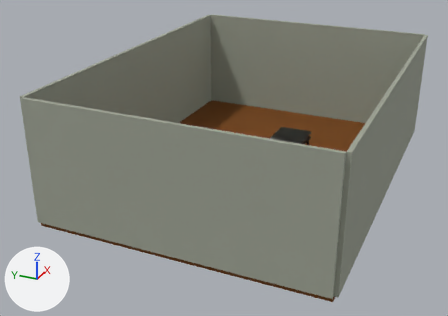
Two versions of the glTF model static/demo/26_livingroom_rotate_armchair/stage1.glb, one commit apart.
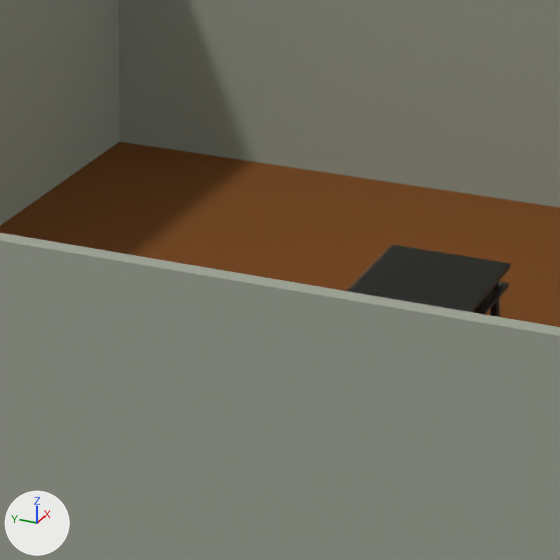
Each version is shown whole from a 50 mm lens placed at (-12.35, -4.79, 6.3), pointed at (-0.62, 0.49, 0.44), then close up on the part from 40% to 72% of the width and 20% to 66% of the height. Lighting does not change. The marker at lower left points along +X, +Y and +Z. The last two pictures show the newer version. Where no turn or scale is listed for an object, it has been applied to the vertices.

Names of what the first close-up shows: 'Floor', 'raw_model.001', 'wall_1', 'wall_2', 'wall_3'.
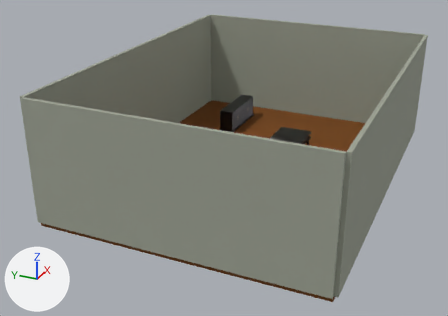
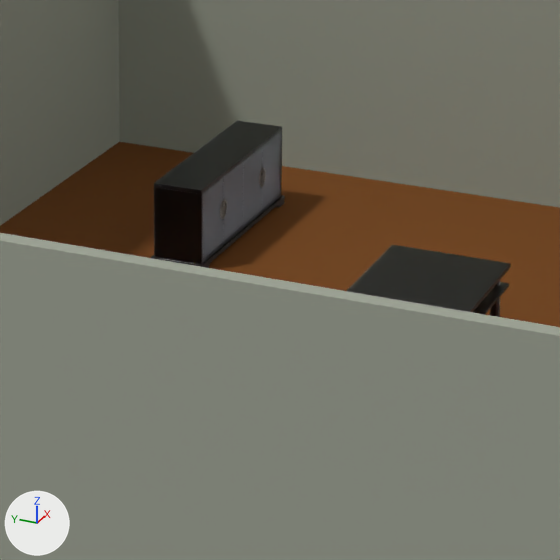
Location of each change, (x1, y1, x2, y2) in pixels of the close-ups (560 x 560 px):
'raw_model.002', now drawn
    after: (151, 121, 285, 268)

The edits, one by one:
Picture 'texture.002' (img_texture_002) is new.
Material 'solid_001_wire.001' (mat_solid_001_wire_001) is new.
Its texture is img_texture_002.
Its roughness is 0.35.
Its ior is 1.45.
Its transmission weight is 1.0.
Mesh me_raw_model_002 is new.
It has 4455 vertices, 8176 faces and spans x -0.82..0.82, y 0.0..0.59, z -0.24..0.24.
It uses material mat_solid_001_wire_001 (picture img_texture_002).
Object 'raw_model.002' (ob_raw_model_002) now shows me_raw_model_002 instead of nothing.
